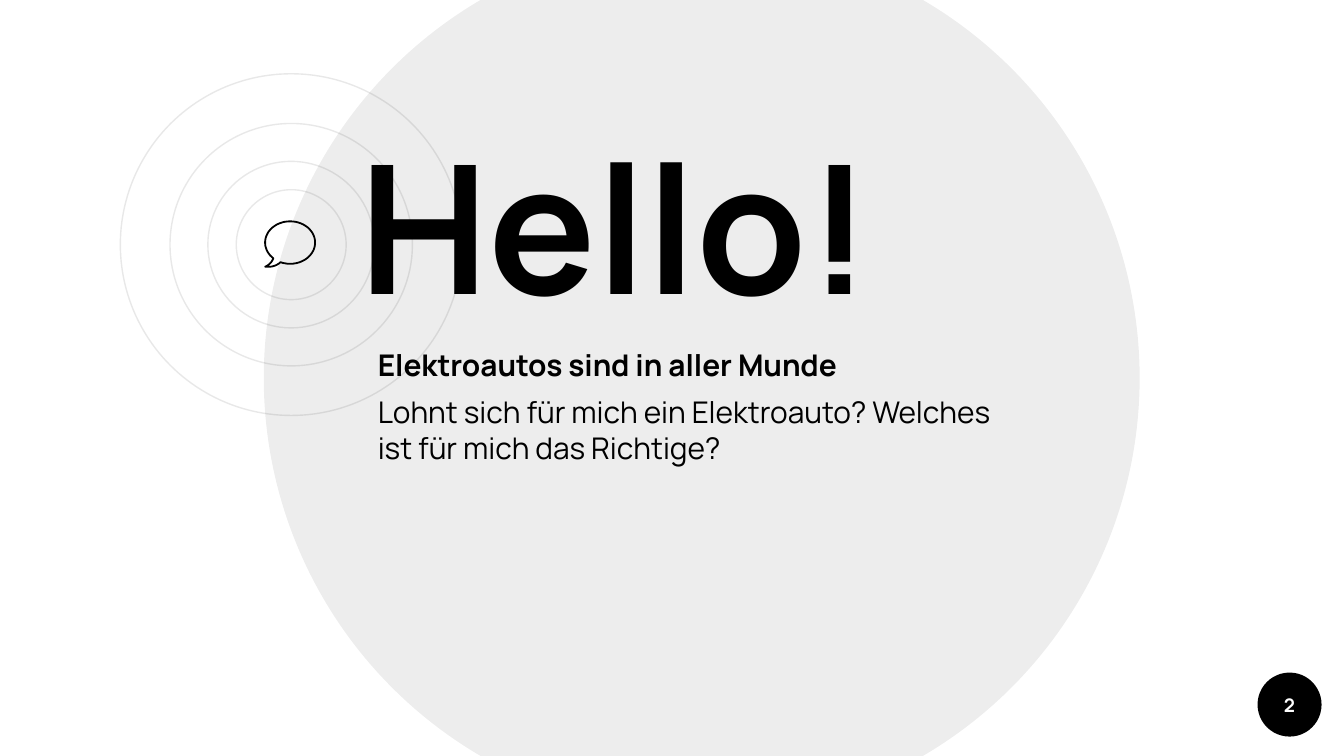
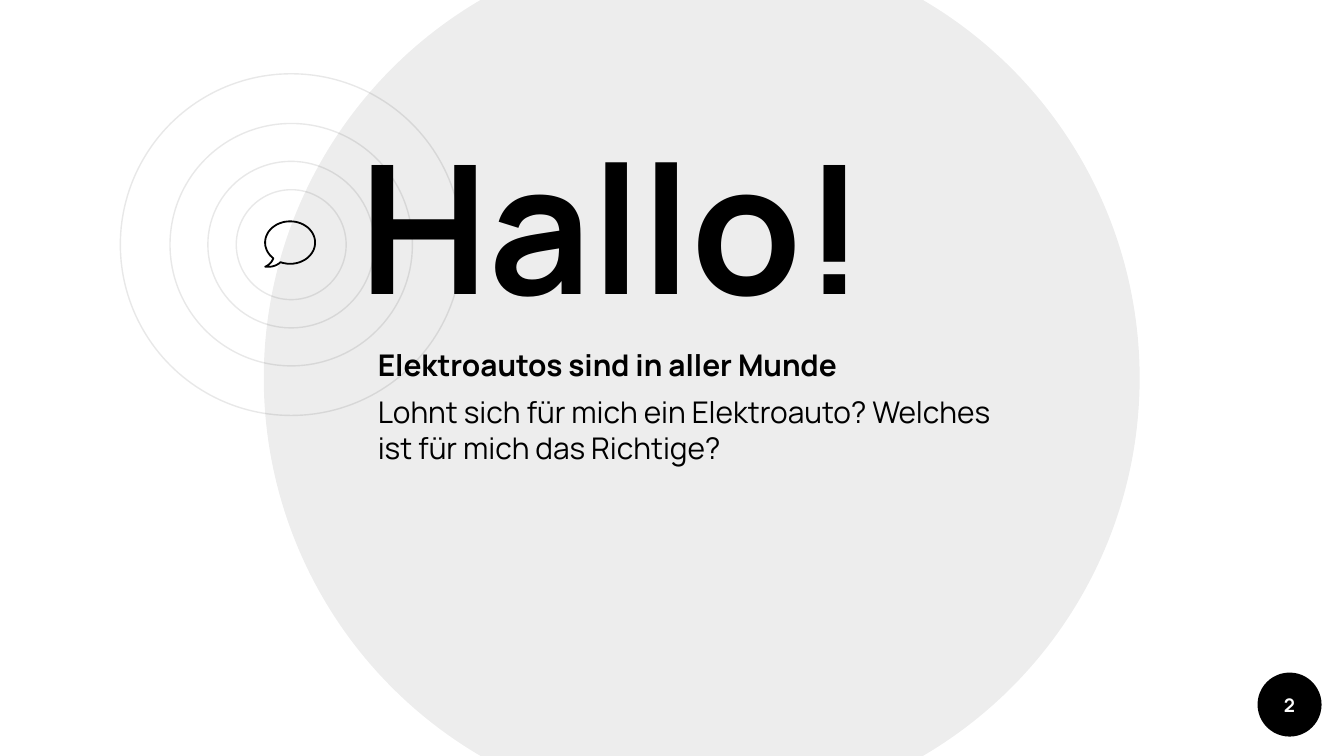
Before and after one commit to matthias-eb/SYP_team02, a slide deck: slide 2 of docs/Praesentation_Prototyp/Prototyp_Präsentation_2.pptx. Drawn at 1344x756 pixels with LibreOffice and Linux fonts; fonts in the diff are those of the drawing; background and template pictures are left out. Boxes give left, top, right and bottom in pixels: in the first picture for what was removed or moved away, otherwise in the second. Text is boxed around its words. In the diff, an @@ line names an element or a change of style, - is before the commit and + after.

```diff
--- a/docs/Praesentation_Prototyp/Prototyp_Präsentation_2.pptx
+++ b/docs/Praesentation_Prototyp/Prototyp_Präsentation_2.pptx
@@ title at [359, 162, 867, 297]: text changed @@
-Hello!
+Hallo!
```
Also in this commit, not shown: 12 other files.
